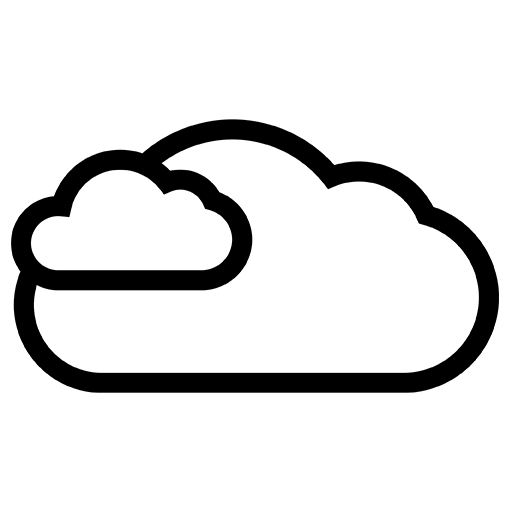
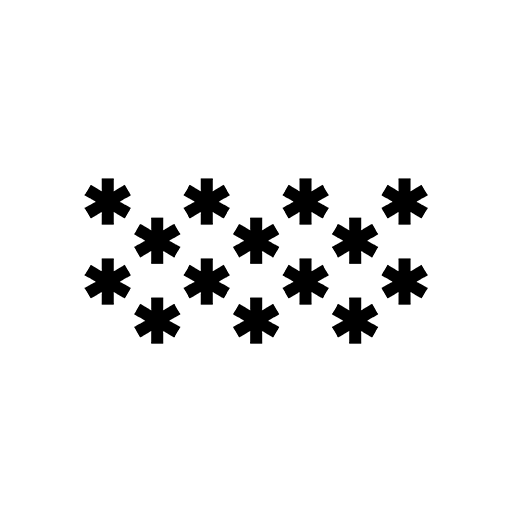
The second w=512, h=512 image is a revision of the first. Changes to its layers:
added layer "15" above "26" over left=84, top=178, right=428, bottom=344
hid "26", painted on it over left=11, top=119, right=499, bottom=393
